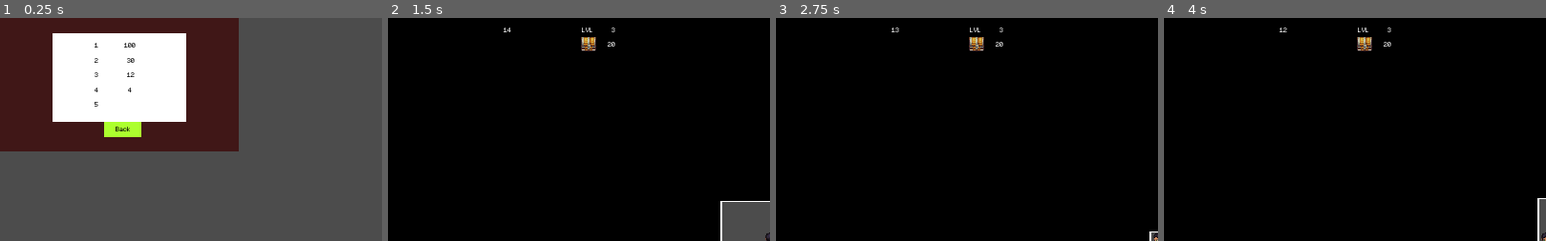
Above: before the commit, frames 1-4 (left to right).
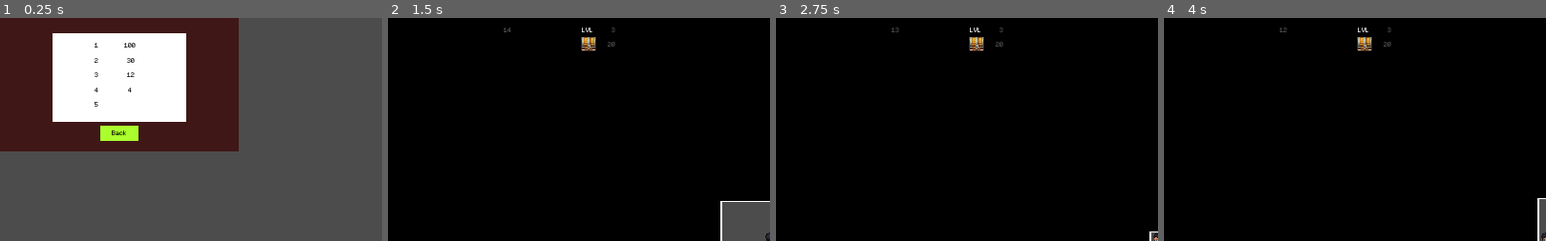
Above: after the commit, the same moments.

Repository: alittek/AC31009-Game
Game: Godot game, scene res://GameScore.tscn
Two runs of this game, one before a commit and one after it. Both use one fixed random seed, a clock stepped at 60 frames per second and the inputs below. This scene is started directly instead of the project's main scene.
Inputs:
- Up to frame 1 (0.25 s): no input
- Up to frame 2 (1.5 s): tap Enter at 0.5 s; hold Space (interact) 0.53-1.28 s; hold Up (move_up) from 0.53 s (still down); tap Space (interact) at 1.35 s
- Up to frame 3 (2.75 s): release Up (move_up) at 2.03 s; hold Left (move_left) from 2.03 s (still down); hold Space (interact) from 2.03 s (still down)
- Up to frame 4 (4 s): release Space (interact) at 2.78 s; tap Space (interact) at 2.85 s; tap Enter at 3.5 s; release Left (move_left) at 3.53 s; hold Down (move_down) from 3.53 s (still down); hold Space (interact) from 3.53 s (still down)
The pictures show only the part of the screen within x 0-50%, y 0-50%; the shares and areas given below are measured in that part.

The runs differ from the first frame. In frame 1, 0.5% of the frame differs, in the area x 26-37%, y 46-56%; in frame 2, less than 0.1%; in frame 3, less than 0.1%; in frame 4, less than 0.1%.

Commit message:
instructions in popup menu

Diff:
--- a/GUI.tscn
+++ b/GUI.tscn
@@ -1,12 +1,12 @@
 [gd_scene load_steps=6 format=2]
 
 [ext_resource path="res://Font/Font.tres" type="DynamicFont" id=1]
-[ext_resource path="res://MenuPopup.gd" type="Script" id=2]
+[ext_resource path="res://MenuPopup.tscn" type="PackedScene" id=2]
 [ext_resource path="res://LevelUI.gd" type="Script" id=3]
 [ext_resource path="res://GameOver.gd" type="Script" id=4]
 [ext_resource path="res://TileMap/TreasureChests.png" type="Texture" id=5]
 
-[node name="CanvasLayer" type="CanvasLayer"]
+[node name="GUI" type="CanvasLayer"]
 
 [node name="LevelUI" type="Control" parent="."]
 margin_right = 40.0
@@ -88,89 +88,11 @@
 "_edit_use_anchors_": false
 }
 
-[node name="MenuPopup" type="Popup" parent="."]
+[node name="MenuPopup1" parent="." instance=ExtResource( 2 )]
+
+[node name="GameOver" type="Popup" parent="."]
 pause_mode = 2
 visible = true
-margin_right = 40.0
-margin_bottom = 40.0
-popup_exclusive = true
-script = ExtResource( 2 )
-__meta__ = {
-"_edit_use_anchors_": false
-}
-
-[node name="ColorRect" type="ColorRect" parent="MenuPopup"]
-margin_left = 60.0
-margin_top = 40.0
-margin_right = 260.0
-margin_bottom = 140.0
-color = Color( 0.313726, 0.313726, 0.313726, 1 )
-
-[node name="Resume" type="ColorRect" parent="MenuPopup"]
-margin_left = 70.0
-margin_top = 50.0
-margin_right = 250.0
-margin_bottom = 70.0
-__meta__ = {
-"_edit_use_anchors_": false
-}
-
-[node name="Label" type="Label" parent="MenuPopup/Resume"]
-margin_right = 180.0
-margin_bottom = 20.0
-custom_fonts/font = ExtResource( 1 )
-custom_colors/font_color = Color( 0, 0, 0, 1 )
-text = "RESUME GAME"
-align = 1
-valign = 1
-__meta__ = {
-"_edit_use_anchors_": false
-}
-
-[node name="Help" type="ColorRect" parent="MenuPopup"]
-margin_left = 70.0
-margin_top = 80.0
-margin_right = 250.0
-margin_bottom = 100.0
-__meta__ = {
-"_edit_use_anchors_": false
-}
-
-[node name="Label" type="Label" parent="MenuPopup/Help"]
-margin_right = 180.0
-margin_bottom = 20.0
-custom_fonts/font = ExtResource( 1 )
-custom_colors/font_color = Color( 0, 0, 0, 1 )
-text = "HELP"
-align = 1
-valign = 1
-__meta__ = {
-"_edit_use_anchors_": false
-}
-
-[node name="MainMenu" type="ColorRect" parent="MenuPopup"]
-margin_left = 70.0
-margin_top = 110.0
-margin_right = 250.0
-margin_bottom = 130.0
-__meta__ = {
-"_edit_use_anchors_": false
-}
-
-[node name="Label" type="Label" parent="MenuPopup/MainMenu"]
-margin_right = 180.0
-margin_bottom = 20.0
-custom_fonts/font = ExtResource( 1 )
-custom_colors/font_color = Color( 0, 0, 0, 1 )
-text = "MAIN MENU"
-align = 1
-valign = 1
-__meta__ = {
-"_edit_use_anchors_": false
-}
-
-[node name="GameOver" type="Popup" parent="."]
-pause_mode = 2
 margin_right = 40.0
 margin_bottom = 40.0
 popup_exclusive = true
--- a/GameScore.tscn
+++ b/GameScore.tscn
@@ -141,10 +141,10 @@
 }
 
 [node name="Back" type="ColorRect" parent="."]
-margin_left = 140.0
-margin_top = 140.0
-margin_right = 190.0
-margin_bottom = 160.0
+margin_left = 135.0
+margin_top = 145.0
+margin_right = 185.0
+margin_bottom = 165.0
 __meta__ = {
 "_edit_use_anchors_": false
 }
--- /dev/null
+++ b/Help.gd
@@ -0,0 +1,14 @@
+extends Control
+
+onready var label : Label = get_node("Instructions/Label_text")
+signal close
+
+func _ready():
+	#$Back.color = Color.greenyellow
+	label.text = "here is help for you"
+
+func _input(event):
+	if Input.is_action_just_pressed("menu"):
+		queue_free()
+		#emit_signal("closeInstr")
+		print("close signel ......2")
--- /dev/null
+++ b/Instructions.tscn
@@ -0,0 +1,71 @@
+[gd_scene load_steps=3 format=2]
+
+[ext_resource path="res://Font/Font.tres" type="DynamicFont" id=1]
+[ext_resource path="res://Help.gd" type="Script" id=2]
+
+[node name="Help" type="Control"]
+margin_right = 40.0
+margin_bottom = 40.0
+script = ExtResource( 2 )
+__meta__ = {
+"_edit_use_anchors_": false
+}
+
+[node name="ColorRect" type="ColorRect" parent="."]
+margin_right = 320.0
+margin_bottom = 180.0
+color = Color( 0.313726, 0.313726, 0.313726, 1 )
+
+[node name="Instructions" type="ColorRect" parent="."]
+margin_left = 70.0
+margin_top = 20.0
+margin_right = 250.0
+margin_bottom = 140.0
+__meta__ = {
+"_edit_use_anchors_": false
+}
+
+[node name="Label" type="Label" parent="Instructions"]
+margin_right = 180.0
+margin_bottom = 20.0
+custom_fonts/font = ExtResource( 1 )
+custom_colors/font_color = Color( 0, 0, 0, 1 )
+text = "INSTRUCTIONS"
+align = 1
+valign = 1
+__meta__ = {
+"_edit_use_anchors_": false
+}
+
+[node name="Label_text" type="Label" parent="Instructions"]
+margin_top = 20.0
+margin_right = 180.0
+margin_bottom = 120.0
+custom_fonts/font = ExtResource( 1 )
+custom_colors/font_color = Color( 0, 0, 0, 1 )
+align = 1
+valign = 1
+__meta__ = {
+"_edit_use_anchors_": false
+}
+
+[node name="Back" type="ColorRect" parent="."]
+margin_left = 115.0
+margin_top = 145.0
+margin_right = 205.0
+margin_bottom = 165.0
+__meta__ = {
+"_edit_use_anchors_": false
+}
+
+[node name="Label" type="Label" parent="Back"]
+margin_right = 90.0
+margin_bottom = 20.0
+custom_fonts/font = ExtResource( 1 )
+custom_colors/font_color = Color( 0, 0, 0, 1 )
+text = "<ESC> to return"
+align = 1
+valign = 1
+__meta__ = {
+"_edit_use_anchors_": false
+}
--- a/LevelUI.gd
+++ b/LevelUI.gd
@@ -2,9 +2,6 @@
 
 onready var level : Label = get_node("LevelData/Level_Nb")
 onready var artNb : Label = get_node("LevelData/Arti_Nb")
-#onready var healthBar : TextureProgress = get_node("BG/HealthBar")
-#onready var xpBar : TextureProgress = get_node("BG/XpBar")
-#onready var goldText : Label = get_node("BG/GoldText")
 
 # updates the level text Label node
 func update_artNb_text(number):
--- a/MenuPopup.gd
+++ b/MenuPopup.gd
@@ -1,15 +1,7 @@
 extends Popup
 
-### does not stop spacebar from working
-#onready var Player = preload("res://Player.tscn")
-#var player = Player.instance()
-
-#onready var player = get_node("../Player/Player")
 var already_paused
 var selected_menu = 0
-
-func _ready():
-	pass
 
 
 func change_menu_color():
@@ -26,16 +18,14 @@
 			$MainMenu.color = Color.greenyellow
 
 func _input(event):
-
 	if not visible and get_tree().paused == false:
 		if Input.is_action_just_pressed("menu"):
 			# Pause game
 			get_tree().paused = true
 			# Reset the popup
-			#selected_menu = 0
+			selected_menu = 0
 			change_menu_color()
 			# Show popup
-			#player.set_process_input(false)
 			popup()
 	else:
 		if Input.is_action_just_pressed("move_down"):
@@ -56,11 +46,8 @@
 					#player.set_process_input(true)
 					hide()
 				1:
-					# Save game
-					pass
-#					get_node("/root/Root").save()
-#					get_tree().paused = false
-#					hide()
+					var instr = preload("res://Instructions.tscn").instance()
+					add_child(instr)
 				2:
 					# Quit game, back to start screen
 					get_node("/root/WorldMap").queue_free()
--- /dev/null
+++ b/MenuPopup.tscn
@@ -0,0 +1,84 @@
+[gd_scene load_steps=3 format=2]
+
+[ext_resource path="res://Font/Font.tres" type="DynamicFont" id=1]
+[ext_resource path="res://MenuPopup.gd" type="Script" id=2]
+
+[node name="MenuPopup1" type="Popup"]
+pause_mode = 2
+margin_right = 40.0
+margin_bottom = 40.0
+popup_exclusive = true
+script = ExtResource( 2 )
+__meta__ = {
+"_edit_use_anchors_": false
+}
+
+[node name="ColorRect" type="ColorRect" parent="."]
+margin_left = 60.0
+margin_top = 40.0
+margin_right = 260.0
+margin_bottom = 140.0
+color = Color( 0.313726, 0.313726, 0.313726, 1 )
+
+[node name="Resume" type="ColorRect" parent="."]
+margin_left = 70.0
+margin_top = 50.0
+margin_right = 250.0
+margin_bottom = 70.0
+__meta__ = {
+"_edit_use_anchors_": false
+}
+
+[node name="Label" type="Label" parent="Resume"]
+margin_right = 180.0
+margin_bottom = 20.0
+custom_fonts/font = ExtResource( 1 )
+custom_colors/font_color = Color( 0, 0, 0, 1 )
+text = "RESUME GAME"
+align = 1
+valign = 1
+__meta__ = {
+"_edit_use_anchors_": false
+}
+
+[node name="Help" type="ColorRect" parent="."]
+margin_left = 70.0
+margin_top = 80.0
+margin_right = 250.0
+margin_bottom = 100.0
+__meta__ = {
+"_edit_use_anchors_": false
+}
+
+[node name="Label" type="Label" parent="Help"]
+margin_right = 180.0
+margin_bottom = 20.0
+custom_fonts/font = ExtResource( 1 )
+custom_colors/font_color = Color( 0, 0, 0, 1 )
+text = "HELP"
+align = 1
+valign = 1
+__meta__ = {
+"_edit_use_anchors_": false
+}
+
+[node name="MainMenu" type="ColorRect" parent="."]
+margin_left = 70.0
+margin_top = 110.0
+margin_right = 250.0
+margin_bottom = 130.0
+__meta__ = {
+"_edit_use_anchors_": false
+}
+
+[node name="Label" type="Label" parent="MainMenu"]
+margin_right = 180.0
+margin_bottom = 20.0
+custom_fonts/font = ExtResource( 1 )
+custom_colors/font_color = Color( 0, 0, 0, 1 )
+text = "MAIN MENU"
+align = 1
+valign = 1
+__meta__ = {
+"_edit_use_anchors_": false
+}
--- a/World.gd
+++ b/World.gd
@@ -1,5 +1,6 @@
 extends Node2D
 
+const GUI = preload("res://GUI.tscn")
 const Player = preload("res://Player.tscn")
 const Exit = preload("res://ExitDoor.tscn")
 const NPC = preload("res://NPC.tscn")
@@ -39,20 +40,15 @@
 	timer_label.set_text(str(int(timer.get_time_left())))
 
 
-
-# inspired by https://github.com/munificent/hauberk/blob/db360d9efa714efb6d937c31953ef849c7394a39/lib/src/content/dungeon.dart
-#
-func generate_Maze():
-	pass
-
-
-
 # inspired by https://github.com/uheartbeast/walker-level-gen
 #
 func generate_Level_Walker(newSteps):
 	steps = newSteps
 	var walker = Walker.new(Vector2(xSize/2, ySize/2), borders)
 	var map = walker.walk(steps)
+
+	var gui = GUI.instance()
+	add_child(gui)
 
 	var playerPos = map.front()*32
 	# needs to be placed first because of function calls
